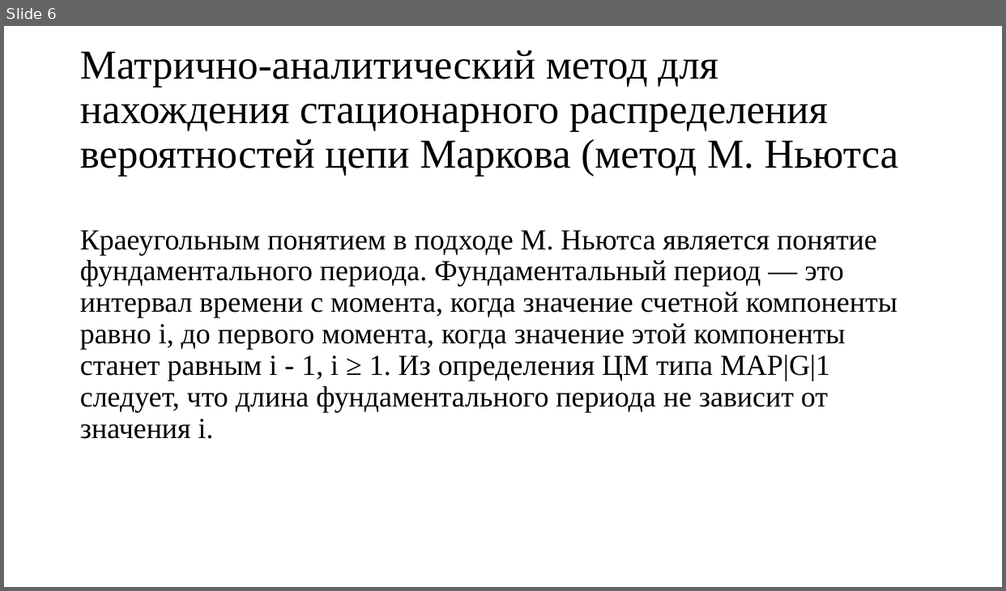
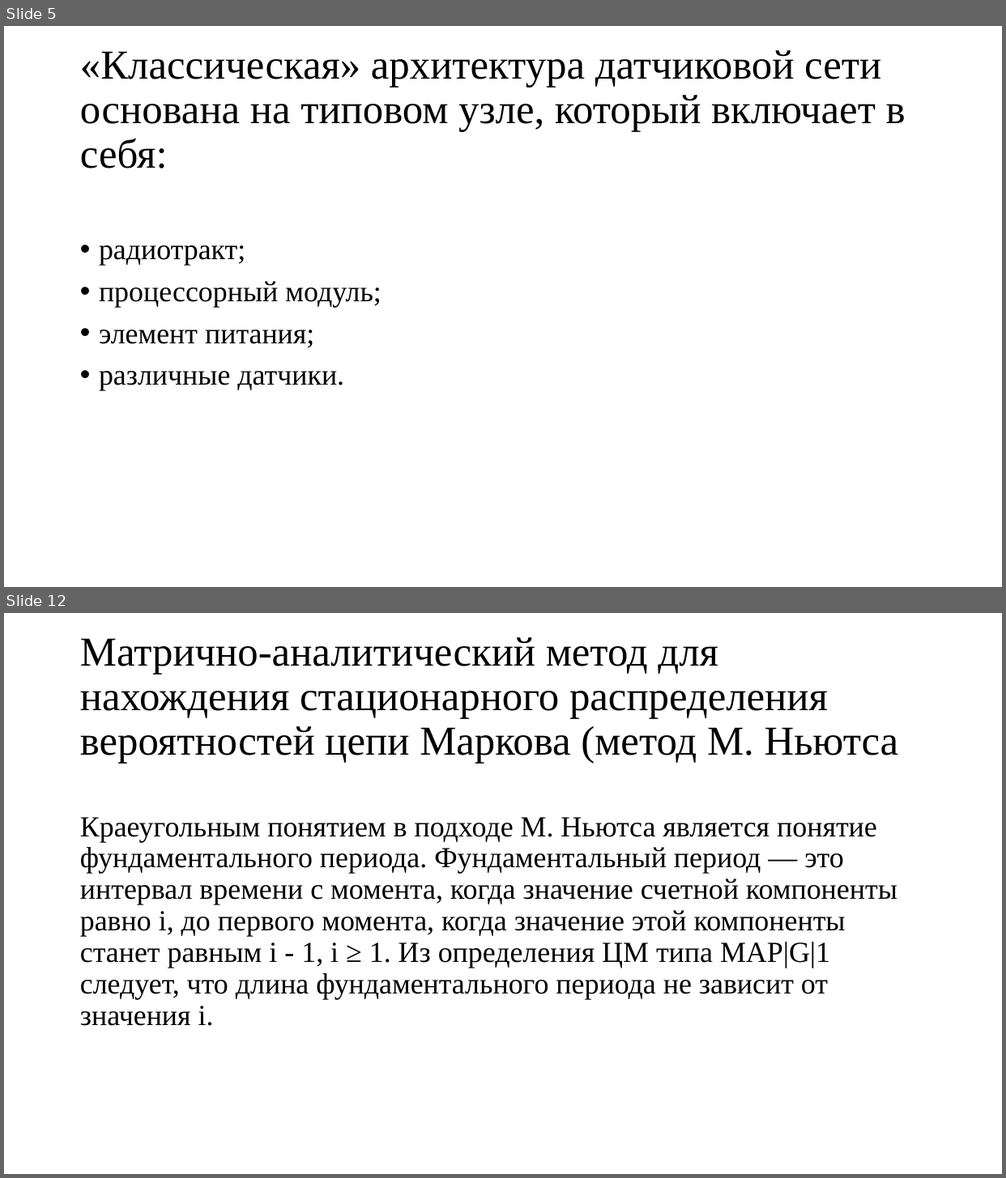
Before and after one commit to san4ezgig/Course-work, a slide deck: Предзащита/Исследование системы MAP.pptx. Shown one above the other, each under a label of ours: slide 6 before the commit, slides 5 and 12 after it; the slides between them are not shown. The pictures are 1006x591 and 1006x1178 pixels, drawn with LibreOffice and Linux fonts; fonts in the diff are those of the drawing. Boxes give left, top, right and bottom in pixels: in the first picture for what was removed or moved away, otherwise in the second. Text is boxed around its words. In the diff, an @@ line names an element or a change of style, - is before the commit and + after.

```diff
--- a/Предзащита/Исследование системы MAP.pptx
+++ b/Предзащита/Исследование системы MAP.pptx
@@ slide 5 added at <box>4,26,1002,587</box>, background #FFFFFF @@
@@ title added at <box>80,50,906,169</box>, 39.6 pt, text #000000 @@
+«Классическая» архитектура датчиковой сети основана на типовом узле, который включает в себя:
@@ text added at <box>99,246,381,391</box>, 28 pt, text #000000 @@
+• радиотракт;
+• процессорный модуль;
+• элемент питания;
+• различные датчики.
@@ what was slide 6 is now slide 12 @@
```
Also in this commit, not shown: 5 slides changed, 9 other slides added, 2 slides removed, 13 other files.
